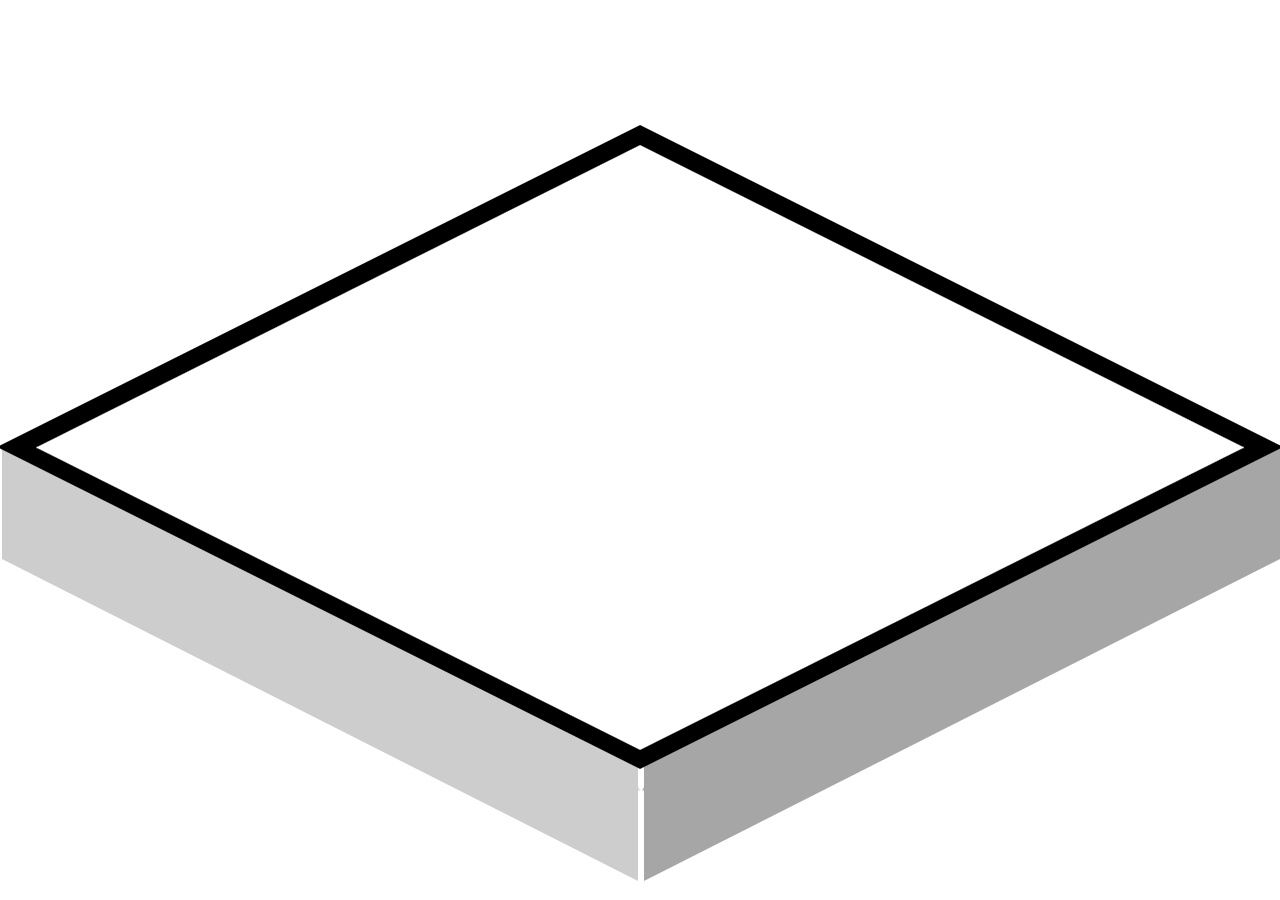
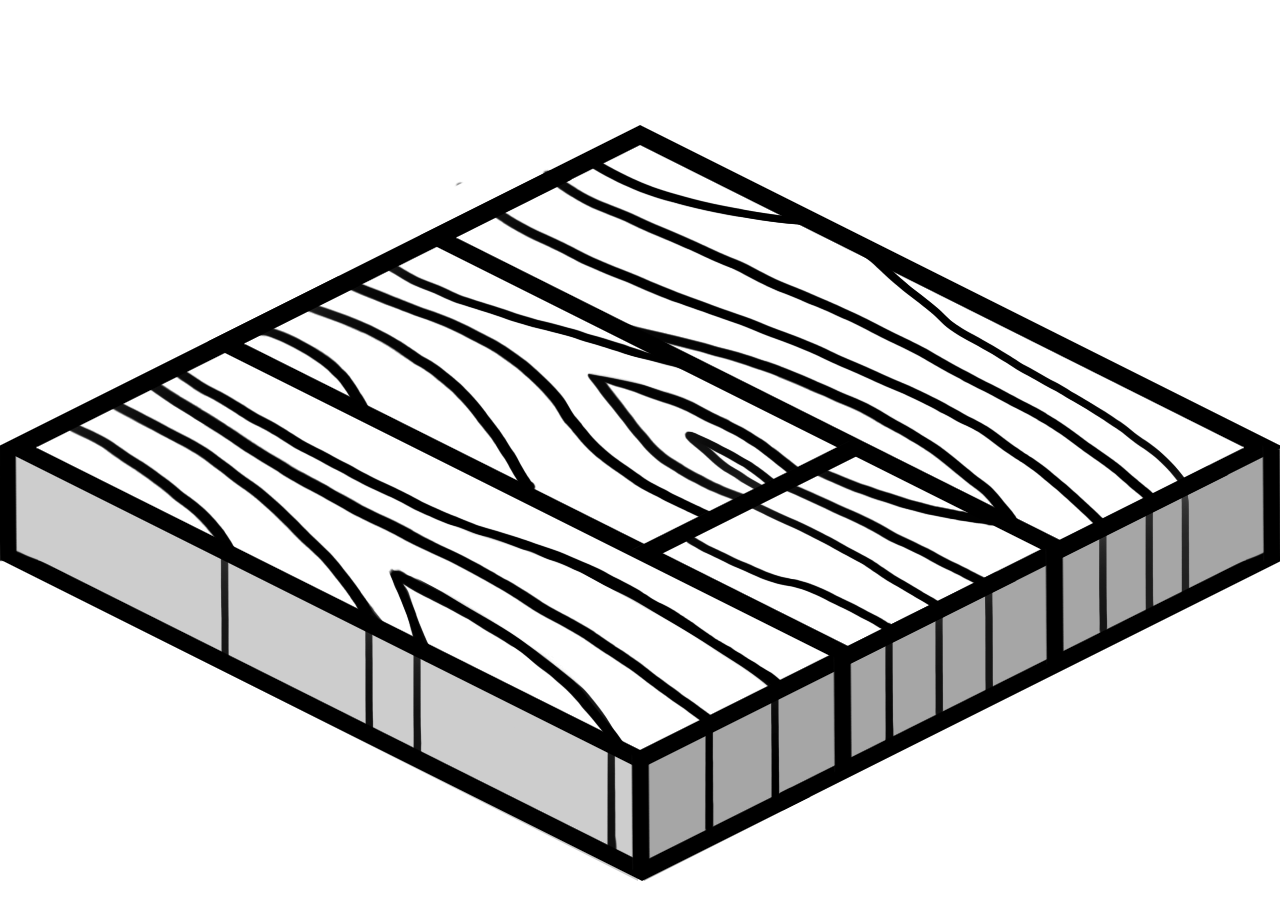
The second (1280, 900) image is a revision of the first. Changes to its layers:
added layer "Layer 3 copy" in group "Tile1" over [0, 443, 1280, 873]
added layer "Background copy 6" in group "Tile1" over [269, 440, 871, 585]
added layer "Layer 3 copy 2" in group "Tile1" over [59, 163, 1192, 857]
added layer "Background copy 9" in group "Tile1" over [514, 549, 1280, 811]
added layer "Background copy 8" in group "Tile1" over [2, 549, 912, 881]
added layer "Background copy 5" in group "Tile1" over [208, 170, 1229, 665]
